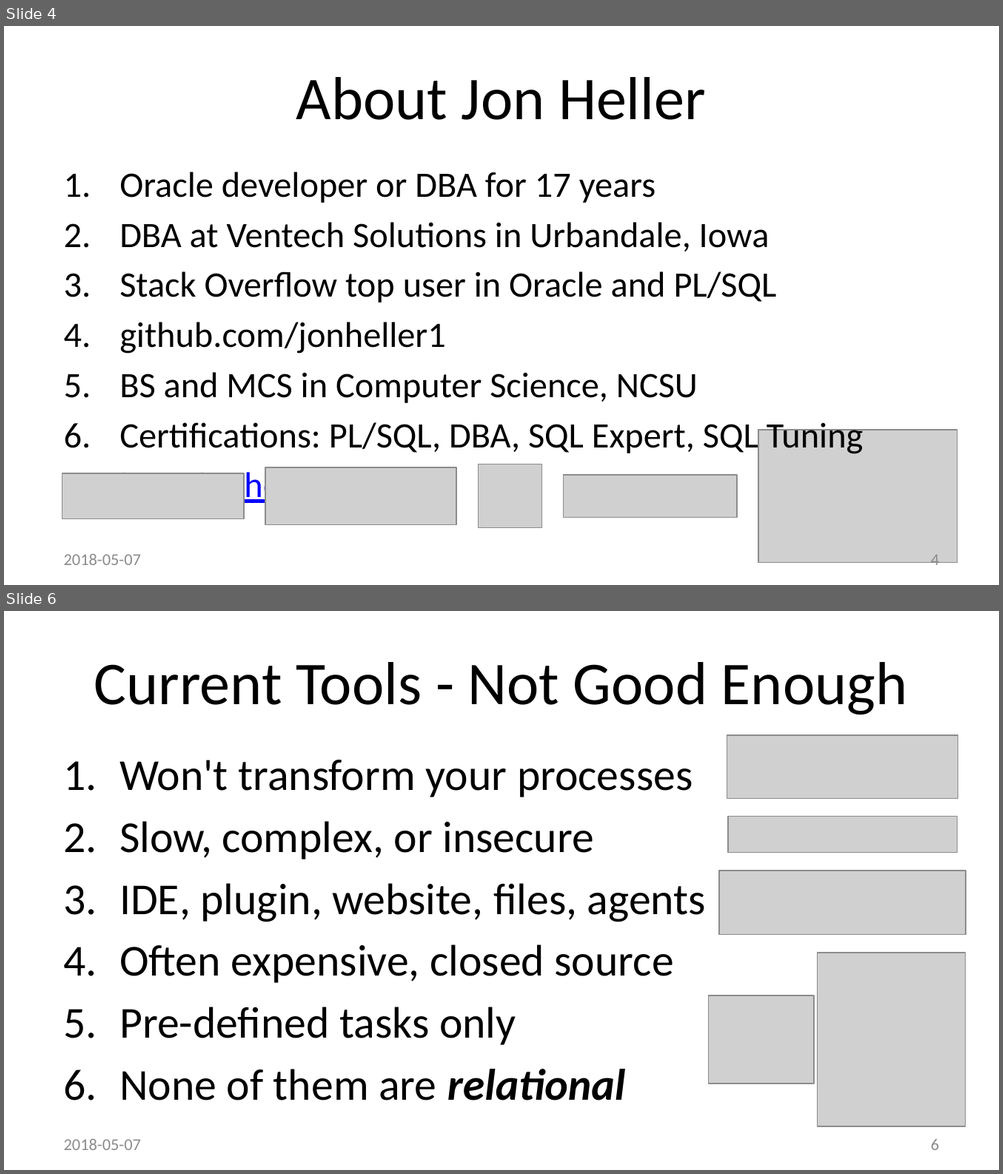
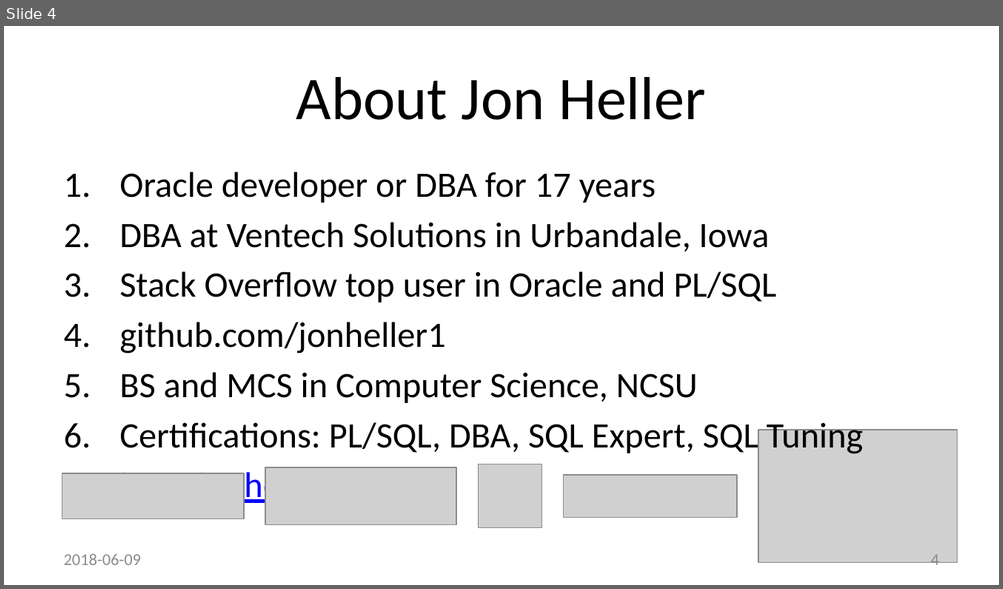
Before and after one commit to method5/method5.github.io, a slide deck: presentations/Method5 Remote Execution - KSCOPE 18 Jon Heller.pptx. Shown one above the other, each under a label of ours: slides 4 and 6 before the commit, slide 4 after it; the slides between them are not shown. The pictures are 1003x1174 and 1003x589 pixels, drawn with LibreOffice and Linux fonts; fonts in the diff are those of the drawing; grey boxes stand for pictures; background and template pictures are left out. Boxes give left, top, right and bottom in pixels: in the first picture for what was removed or moved away, otherwise in the second. Text is boxed around its words. In the diff, an @@ line names an element or a change of style, - is before the commit and + after.

```diff
--- a/presentations/Method5 Remote Execution - KSCOPE 18 Jon Heller.pptx
+++ b/presentations/Method5 Remote Execution - KSCOPE 18 Jon Heller.pptx
@@ slide 6 removed at [4,611,999,1170], background #FFFFFF @@
@@ title removed at [94,662,907,715] @@
-Current Tools - Not Good Enough
@@ picture removed at [727,735,958,799] @@
@@ text removed at [119,760,706,1101] @@
-1. Won't transform your processes
-2. Slow, complex, or insecure
-3. IDE, plugin, website, files, agents
-4. Often expensive, closed source
-5. Pre-defined tasks only
-6. None of them are relational
@@ picture removed at [728,817,957,853] @@
@@ picture removed at [719,871,966,935] @@
@@ picture removed at [817,953,965,1128] @@
@@ picture removed at [708,996,814,1085] @@
@@ text removed at [64,1139,141,1150] @@
-2018-05-07
@@ page number removed at [930,1139,939,1150] @@
-6
@@ slide 4 changed as well @@
@@ text at [64,554,141,565]: text changed @@
-2018-05-07
+2018-06-09
```
Also in this commit, not shown: 22 other slides changed, 3 slides added, 1 other slide removed.
